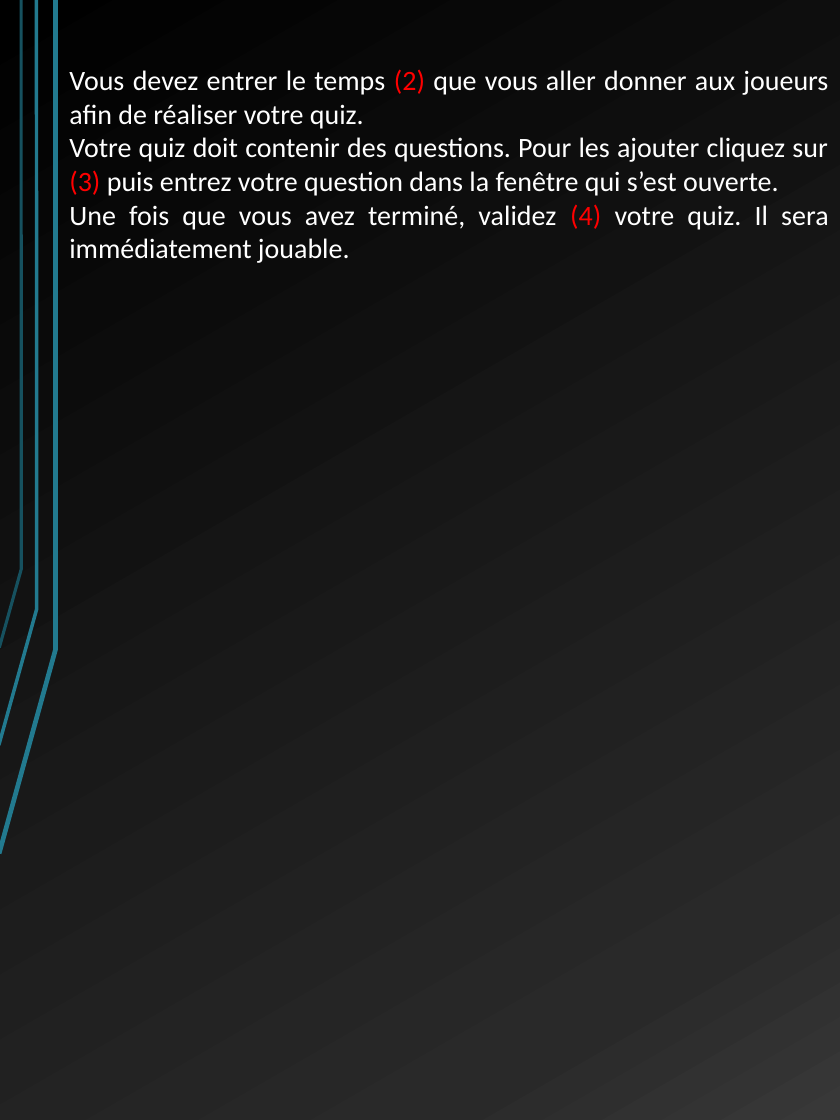
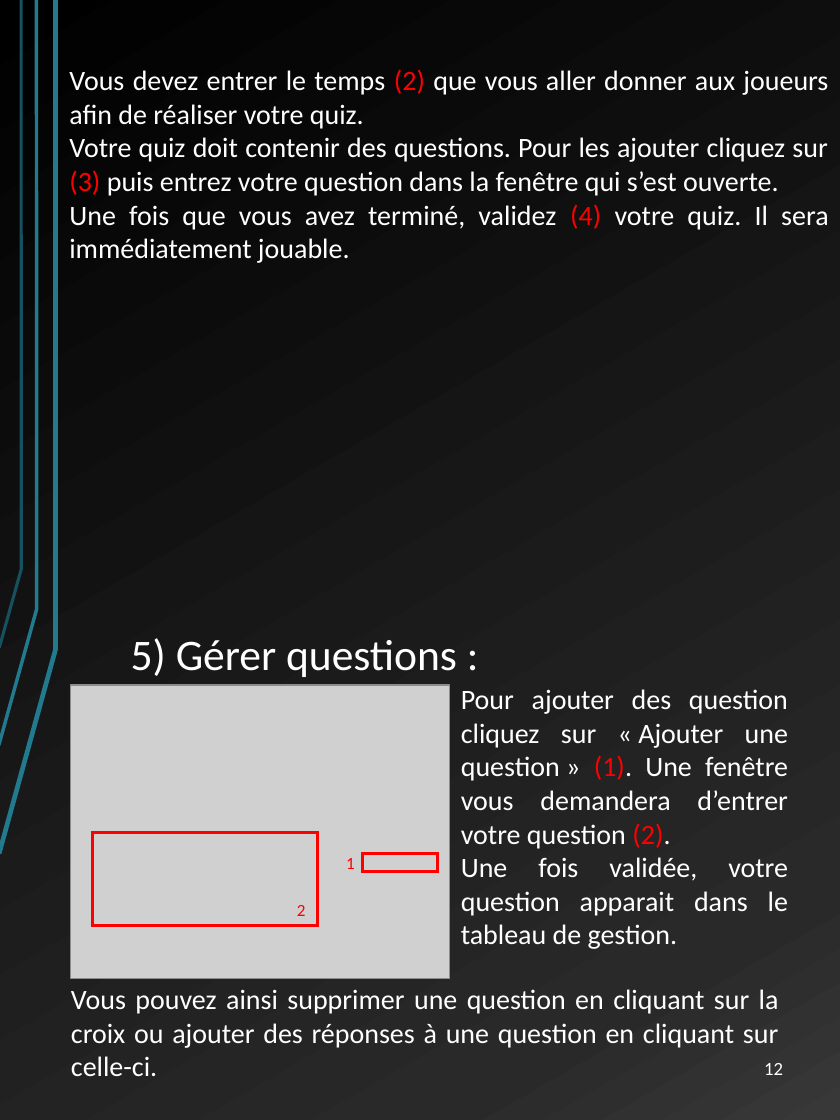
Before and after one commit to LordAlbas/warquiz, a slide deck: slide 12 of Docs/manuel utilisateur WQ.pptx (slide 11 before the commit). Drawn at 840x1120 pixels with LibreOffice and Linux fonts; fonts in the diff are those of the drawing; grey boxes stand for pictures. Boxes give left, top, right and bottom in pixels: in the first picture for what was removed or moved away, otherwise in the second. Text is boxed around its words. In the diff, an @@ line names an element or a change of style, - is before the commit and + after.

```diff
--- a/Docs/manuel utilisateur WQ.pptx
+++ b/Docs/manuel utilisateur WQ.pptx
@@ text added at [131, 638, 457, 677], 28 pt, text #FFFFFF @@
+5) Gérer questions :
@@ picture added at [71, 685, 450, 979] @@
@@ text added at [461, 689, 788, 949], 18 pt, text #FFFFFF @@
+Pour ajouter des question cliquez sur « Ajouter une question » (1). Une fenêtre vous demandera d’entrer votre question (2).
+Une fois validée, votre question apparait dans le tableau de gestion.
@@ rectangle added at [93, 832, 318, 925], outline #FF0000 2 pt @@
@@ picture added at [94, 832, 318, 925] @@
@@ text added at [346, 858, 355, 869], 11 pt, text #FF0000 @@
+1
@@ rectangle added at [363, 853, 438, 871], outline #FF0000 2 pt @@
@@ text added at [297, 905, 306, 916], 11 pt, text #FF0000 @@
+2
@@ text added at [71, 989, 779, 1076], 18 pt, text #FFFFFF @@
+Vous pouvez ainsi supprimer une question en cliquant sur la croix ou ajouter des réponses à une question en cliquant sur celle-ci.
@@ page number added at [764, 1063, 783, 1075], 12 pt, text #FFFFFF @@
+12
```
Also in this commit, not shown: 11 other slides changed, 1 slide added.
